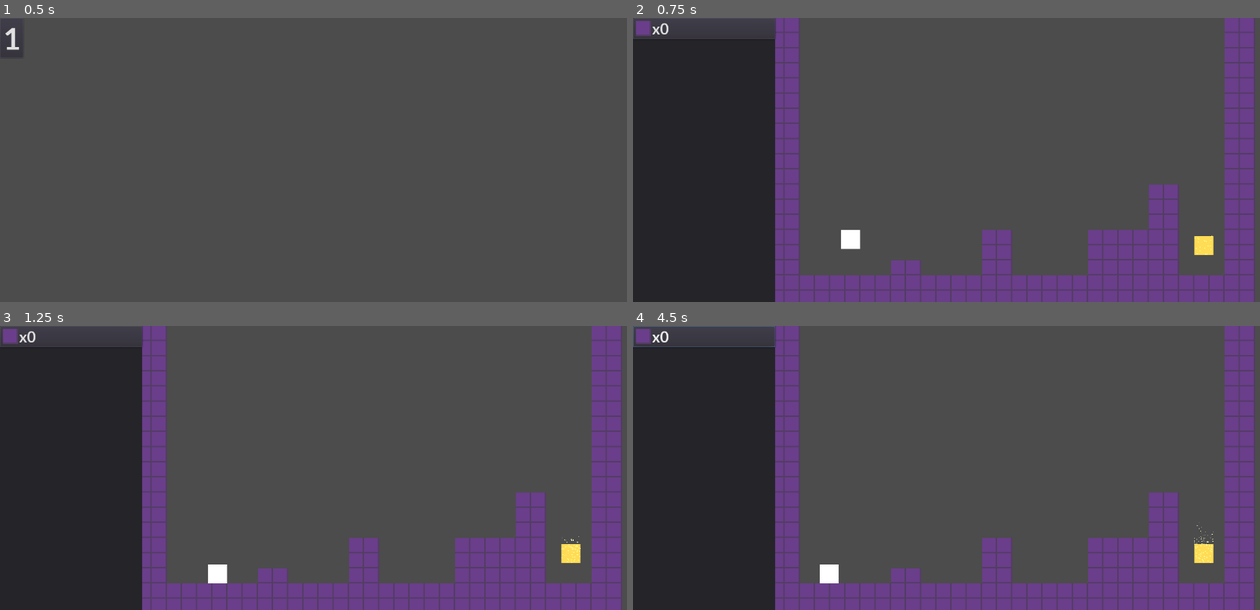
Above: before the commit, frames 1-4 (two rows, left to right).
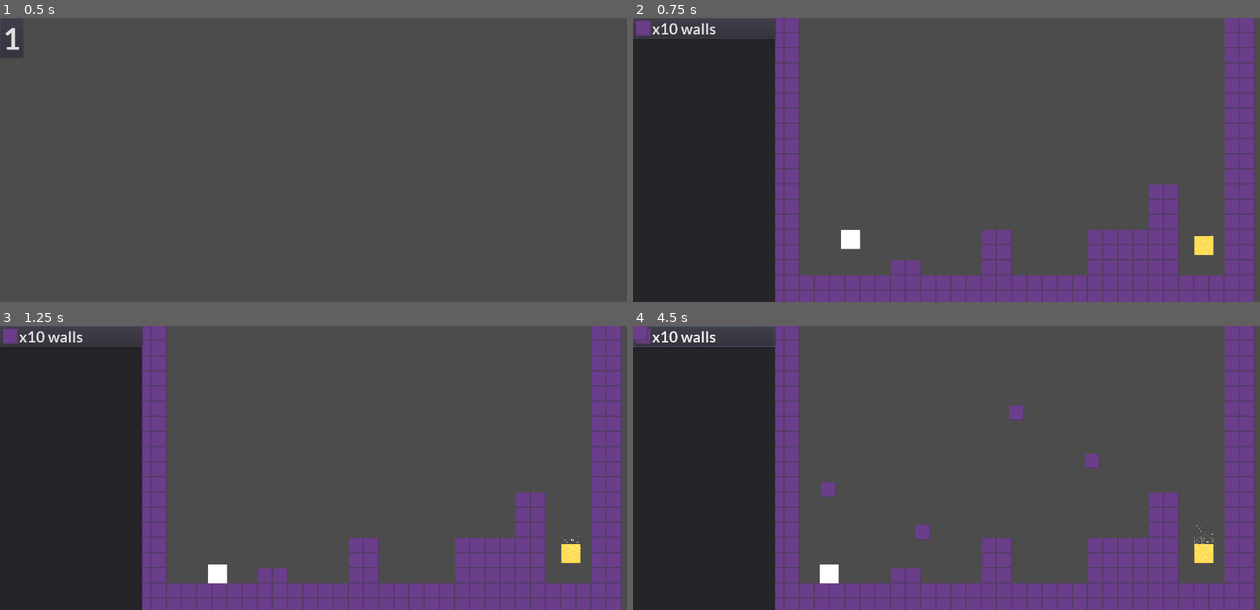
Above: after the commit, the same moments.

Repository: deengames-prototypes/designer-platformer
Game: Godot game, scene res://LevelSelection.tscn
Two runs of this game, one before a commit and one after it. Both use one fixed random seed, a clock stepped at 60 frames per second and the inputs below.
Inputs (mouse positions are in pixels of both pictures, inside the frame that each line leads up to):
- Up to frame 1 (0.5 s): no input
- Up to frame 2 (0.75 s): click "1" at 0.5 s
- Up to frame 3 (1.25 s): no input
- Up to frame 4 (4.5 s): click "x0" (after the commit: "x10 walls") at 1.25 s; tap Enter (ui_accept) at 2, 2.27, 3.02, 3.5 s; move the mouse to (1084, 453) at 2.02 s; hold Right (ui_right) 2.03-3.53 s; click (1084, 453) at 2.17 s; move the mouse to (821, 482) at 2.77 s; click (821, 482) at 2.92 s; move the mouse to (1009, 405) at 3.52 s; hold Left (ui_left) 3.53-4.28 s; click (1009, 405) at 3.67 s; move the mouse to (915, 524) at 4.27 s; hold Right (ui_right) from 4.28 s (still down); click (915, 524) at 4.42 s

Frame 1 is identical in both runs. In frame 2, 0.2% of the frame differs, in the area x 4-14%, y 1-6%; in frame 3, 0.2%; in frame 4, 0.7%, in the area x 0-75%, y 0-76%.

Commit message:
First cut of wall placement: instancing!

Diff:
--- a/prototype/BaseLevel.tscn
+++ b/prototype/BaseLevel.tscn
@@ -1,12 +1,8 @@
-[gd_scene load_steps=6 format=2]
+[gd_scene load_steps=5 format=2]
 
 [ext_resource path="res://Assets/Fonts/Lato-Bold.ttf" type="DynamicFontData" id=1]
 [ext_resource path="res://BaseLevel.gd" type="Script" id=2]
-[ext_resource path="res://Assets/Images/DungeonTiles.png" type="Texture" id=3]
-
-[sub_resource type="DynamicFont" id=1]
-size = 32
-font_data = ExtResource( 1 )
+[ext_resource path="res://UI/Toolkit.tscn" type="PackedScene" id=3]
 
 [sub_resource type="DynamicFont" id=2]
 size = 144
@@ -14,37 +10,6 @@
 
 [node name="Node2D" type="Node2D"]
 script = ExtResource( 2 )
-
-[node name="Toolkit" type="CanvasLayer" parent="."]
-
-[node name="Control" type="Control" parent="Toolkit"]
-margin_right = 40.0
-margin_bottom = 40.0
-__meta__ = {
-"_edit_use_anchors_": false
-}
-
-[node name="Panel" type="Panel" parent="Toolkit/Control"]
-margin_right = 300.0
-margin_bottom = 600.0
-__meta__ = {
-"_edit_use_anchors_": false
-}
-
-[node name="VBoxContainer" type="VBoxContainer" parent="Toolkit/Control/Panel"]
-margin_right = 300.0
-margin_bottom = 40.0
-__meta__ = {
-"_edit_use_anchors_": false
-}
-
-[node name="WallButton" type="Button" parent="Toolkit/Control/Panel/VBoxContainer"]
-margin_right = 300.0
-margin_bottom = 45.0
-custom_fonts/font = SubResource( 1 )
-text = "x0"
-icon = ExtResource( 3 )
-align = 0
 
 [node name="Victory" type="CanvasLayer" parent="."]
 
@@ -74,3 +39,5 @@
 __meta__ = {
 "_edit_use_anchors_": false
 }
+
+[node name="Toolkit" parent="." instance=ExtResource( 3 )]
--- /dev/null
+++ b/prototype/Entities/Wall.tscn
@@ -0,0 +1,16 @@
+[gd_scene load_steps=3 format=2]
+
+[ext_resource path="res://Assets/Images/DungeonTiles.png" type="Texture" id=1]
+
+[sub_resource type="RectangleShape2D" id=1]
+extents = Vector2( 16, 16 )
+
+[node name="Wall" type="StaticBody2D"]
+
+[node name="Sprite" type="Sprite" parent="."]
+texture = ExtResource( 1 )
+centered = false
+
+[node name="CollisionShape2D" type="CollisionShape2D" parent="."]
+position = Vector2( 16, 16 )
+shape = SubResource( 1 )
--- /dev/null
+++ b/prototype/UI/Toolkit.gd
@@ -0,0 +1,22 @@
+extends CanvasLayer
+
+const Wall = preload("res://Entities/Wall.tscn")
+
+export var walls:int = 10
+
+var _placing_what:Node2D = null
+
+onready var _placement_overlay = $PlacementOverlay
+
+func _ready():
+	$Control/Panel/VBoxContainer/WallButton.text = "x" + str(walls) + " walls"
+
+func _on_WallButton_pressed():
+	_placing_what = Wall.instance()
+	add_child(_placing_what)
+	_placement_overlay.visible = 1
+
+func _on_PlacementOverlay_input_event(viewport, event, shape_idx):
+	if _placement_overlay.visible and event is InputEventMouseMotion:
+		var motion = event as InputEventMouseMotion
+		_placing_what.position = motion.position
--- /dev/null
+++ b/prototype/UI/Toolkit.tscn
@@ -0,0 +1,53 @@
+[gd_scene load_steps=6 format=2]
+
+[ext_resource path="res://Assets/Fonts/Lato-Bold.ttf" type="DynamicFontData" id=1]
+[ext_resource path="res://Assets/Images/DungeonTiles.png" type="Texture" id=2]
+[ext_resource path="res://UI/Toolkit.gd" type="Script" id=3]
+
+[sub_resource type="DynamicFont" id=1]
+size = 32
+font_data = ExtResource( 1 )
+
+[sub_resource type="RectangleShape2D" id=2]
+extents = Vector2( 512, 300 )
+
+[node name="Toolkit" type="CanvasLayer"]
+script = ExtResource( 3 )
+
+[node name="Control" type="Control" parent="."]
+margin_right = 40.0
+margin_bottom = 40.0
+__meta__ = {
+"_edit_use_anchors_": false
+}
+
+[node name="Panel" type="Panel" parent="Control"]
+margin_right = 300.0
+margin_bottom = 600.0
+__meta__ = {
+"_edit_use_anchors_": false
+}
+
+[node name="VBoxContainer" type="VBoxContainer" parent="Control/Panel"]
+margin_right = 300.0
+margin_bottom = 40.0
+__meta__ = {
+"_edit_use_anchors_": false
+}
+
+[node name="WallButton" type="Button" parent="Control/Panel/VBoxContainer"]
+margin_right = 300.0
+margin_bottom = 45.0
+custom_fonts/font = SubResource( 1 )
+text = "x0 walls"
+icon = ExtResource( 2 )
+align = 0
+
+[node name="PlacementOverlay" type="Area2D" parent="."]
+visible = false
+
+[node name="CollisionShape2D" type="CollisionShape2D" parent="PlacementOverlay"]
+position = Vector2( 812, 300 )
+shape = SubResource( 2 )
+[connection signal="pressed" from="Control/Panel/VBoxContainer/WallButton" to="." method="_on_WallButton_pressed"]
+[connection signal="input_event" from="PlacementOverlay" to="." method="_on_PlacementOverlay_input_event"]
